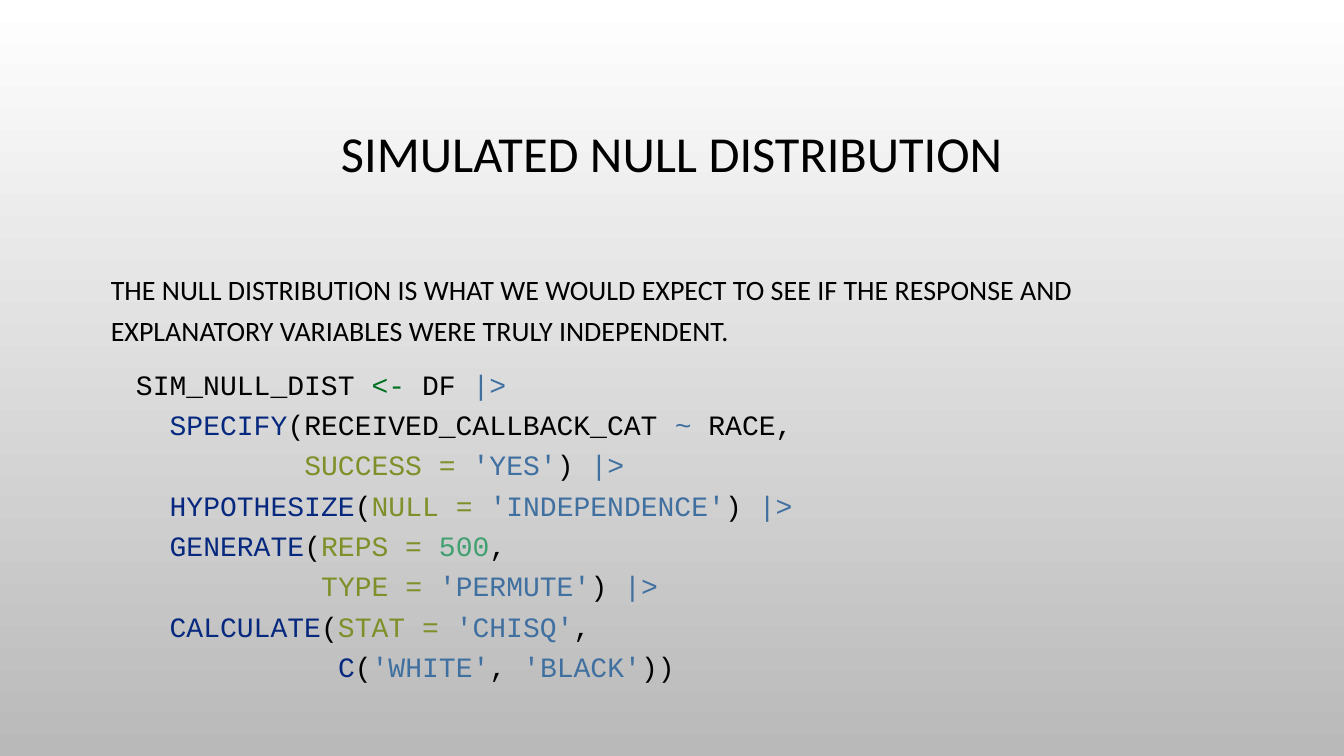
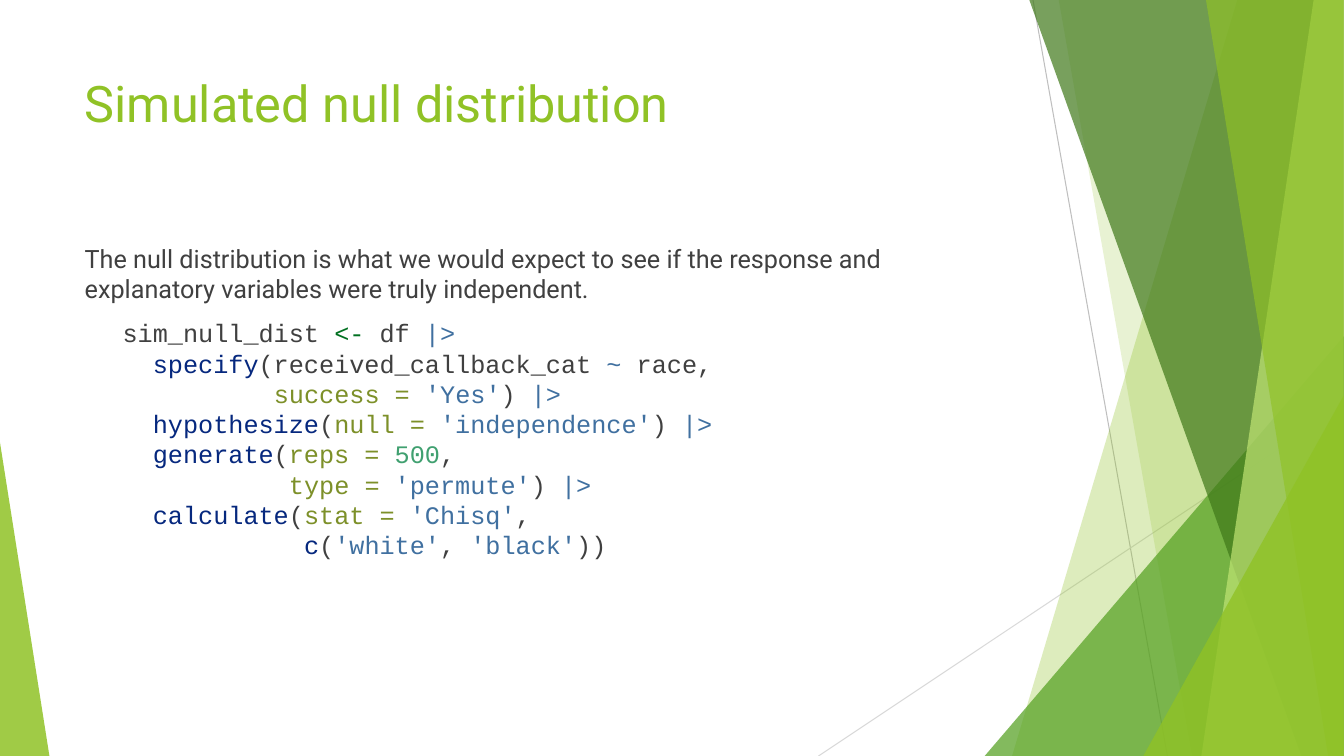
Before and after one commit to himalayahall/CUNY-DATA606, a slide deck: slide 11 of Project/Hakim-Project.pptx. Drawn at 1344x756 pixels with LibreOffice and Linux fonts; fonts in the diff are those of the drawing; background and template pictures are left out. Boxes give left, top, right and bottom in pixels: in the first picture for what was removed or moved away, otherwise in the second. Text is boxed around its words. In the diff, an @@ line names an element or a change of style, - is before the commit and + after.

```diff
--- a/Project/Hakim-Project.pptx
+++ b/Project/Hakim-Project.pptx
@@ background picture (left out) to #FFFFFF @@
@@ title "Simulated null distribution" at [85,84,669,123]: vertical alignment middle to top @@
@@ title at [85,84,669,123]: text changed; font Calibri to Roboto; text colour #000000 to #90C226 @@
-SIMULATED NULL DISTRIBUTION
+Simulated null distribution
@@ text at [85,249,881,560]: text changed; size 20 to 18 pt; text colour #000000 to #404040 @@
-THE NULL DISTRIBUTION IS WHAT WE WOULD EXPECT TO SEE IF THE RESPONSE AND EXPLANATORY VARIABLES WERE TRULY INDEPENDENT.
-SIM_NULL_DIST <- DF |>
-SPECIFY(RECEIVED_CALLBACK_CAT ~ RACE,
-SUCCESS = 'YES') |>
-HYPOTHESIZE(NULL = 'INDEPENDENCE') |>
-GENERATE(REPS = 500,
-TYPE = 'PERMUTE') |>
-CALCULATE(STAT = 'CHISQ',
-C('WHITE', 'BLACK'))
+The null distribution is what we would expect to see if the response and explanatory variables were truly independent.
+sim_null_dist <- df |>
+specify(received_callback_cat ~ race,
+success = 'Yes') |>
+hypothesize(null = 'independence') |>
+generate(reps = 500,
+type = 'permute') |>
+calculate(stat = 'Chisq',
+c('white', 'black'))
@@ group added at [0,0,1344,756]: 5 freeform shapes, 3 triangles, 2 lines @@
```
Also in this commit, not shown: 15 other slides changed, 1 slide added, 1 slide removed, 2 other files.
